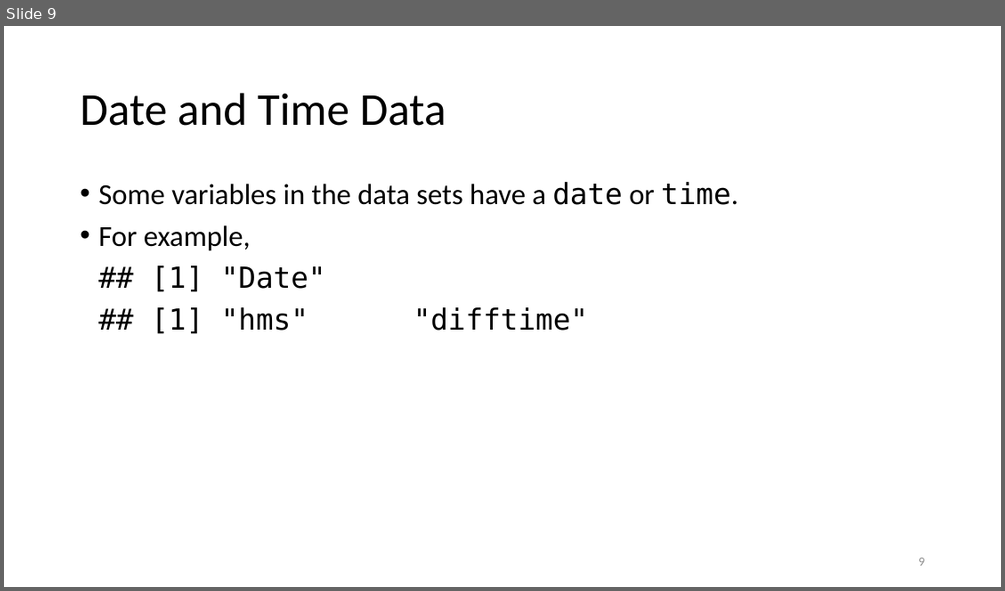
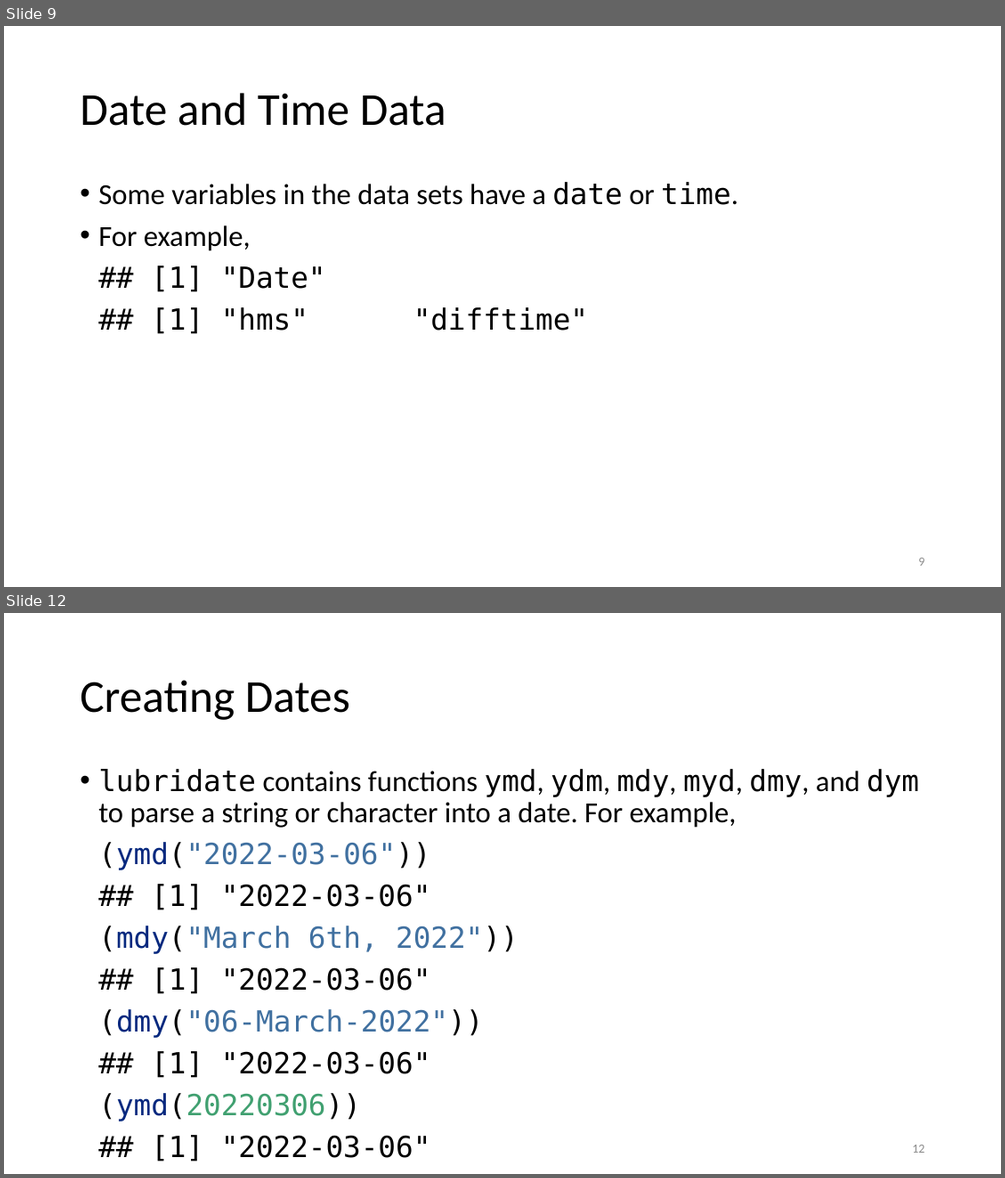
Before and after one commit to jmgraham30/SWBmodules, a slide deck: slides/dates_times_with_r.pptx. Shown one above the other, each under a label of ours: slide 9 before the commit, slides 9 and 12 after it; the slides between them are not shown. The pictures are 1005x591 and 1005x1178 pixels, drawn with LibreOffice and Linux fonts; fonts in the diff are those of the drawing. Boxes give left, top, right and bottom in pixels: in the first picture for what was removed or moved away, otherwise in the second. Text is boxed around its words. In the diff, an @@ line names an element or a change of style, - is before the commit and + after.

```diff
--- a/slides/dates_times_with_r.pptx
+++ b/slides/dates_times_with_r.pptx
@@ slide 12 added at (4, 613, 1001, 1174), background #FFFFFF @@
@@ title added at (80, 680, 350, 720), 44 pt, text #000000 @@
+Creating Dates
@@ text added at (98, 769, 919, 1121), 28 pt, text #000000 @@
+• lubridate contains functions ymd, ydm, mdy, myd, dmy, and dym to parse a string or character into a date. For example,
+(ymd("2022-03-06"))
+## [1] "2022-03-06"
+(mdy("March 6th, 2022"))
+## [1] "2022-03-06"
+(dmy("06-March-2022"))
+## [1] "2022-03-06"
+(ymd(20220306))
+## [1] "2022-03-06"
@@ page number added at (912, 1144, 924, 1152), 12 pt, text #8C8C8C @@
+12
```
Also in this commit, not shown: 2 slides changed, 4 other slides added, 4 slides removed, 2 other files.
